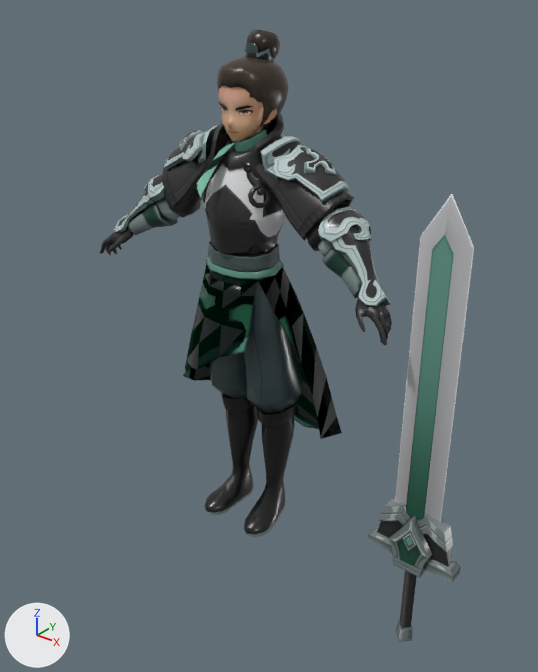
Renders of the FBX model zdsp/zdspclient/Assets/Models/Npcs/Hero/FBX_FOR_VIEW_NOTFORBUILD/h_043_xiang_shao_long_t2_view.fbx from each side of a commit.
One viewpoint serves both versions: a 50 mm lens placed at (2.03, -2.36, 2.5), pointed at (0.01, 0.15, 0.94). Arrows for +X, +Y and +Z are at lower left; the lights stay in place. Where no turn or scale is listed for an object, it has been applied to the vertices. Vertices at the same position are counted once.

Before the edit, the objects in view are built like this:
```python
me_mesh = bpy.data.meshes.new('Mesh')
me_mesh.from_pydata(...)  # 3185 vertices, 5631 faces; spans x -0.81..1.15, y -0.21..0.42, z -0.28..2.3
me_mesh.materials.append(mat_h_043_xiang_shao_long_t2)  # picture img_h_043_xiang_shao_long_t2_psd
ob_polymsh = bpy.data.objects.new('polymsh', me_mesh)
ob_polymsh.location = (0.0, 0.0, 0.0)
```
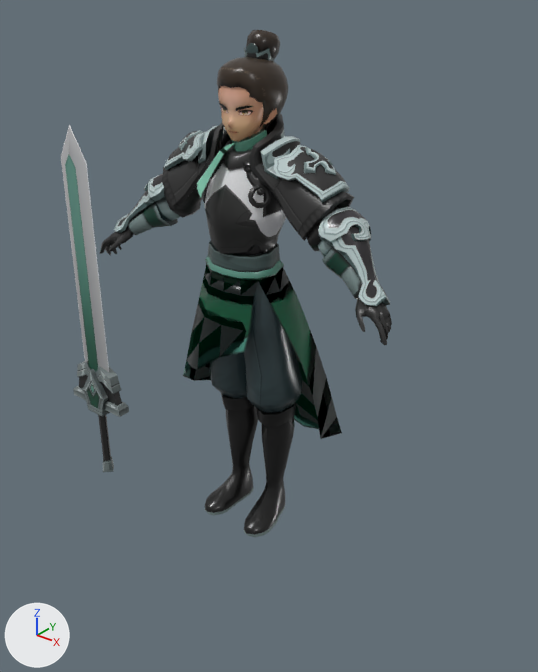
The edits, one by one:
me_mesh is used by ob_polymsh; location (0.0, 0.0, 0.0).
me_mesh had 3185 vertices, 5631 faces and spanned x -0.81..1.15, y -0.21..0.42, z -0.28..2.3.
me_mesh now has 3173 vertices, 5611 faces and spans x -1.35..0.81, y -0.21..0.42, z -0.28..2.3.
me_mesh part 1: the loose piece of 17 vertices spanning x 0.83..1.05, y -0.02..0.02, z 0.39..1.82 is moved by (-2.08, 0.0, 0.0).
me_mesh part 2: the loose piece of 20 vertices spanning x 0.77..1.11, y -0.02..0.02, z 0.26..0.39 is moved by (-2.08, 0.0, 0.0).
me_mesh part 3: the loose piece of 18 vertices spanning x 0.73..1.15, y -0.04..0.04, z 0.21..0.26 is moved by (-2.08, 0.0, 0.0).
me_mesh part 4: the loose piece of 28 vertices spanning x 0.78..1.1, y -0.03..0.03, z 0.34..0.48 is moved by (-2.08, 0.0, 0.0).
me_mesh part 5: the loose piece of 8 vertices spanning x 0.91..0.97, y -0.03..0.03, z -0.2..0.17 is moved by (-2.08, 0.0, 0.0).
me_mesh part 6: the loose piece of 10 vertices spanning x 0.9..0.98, y -0.05..0.04, z -0.28..-0.2 is moved by (-2.08, 0.0, 0.0).
me_mesh part 7: the loose piece of 34 vertices spanning x 0.84..1.04, y -0.05..0.05, z 0.16..0.45 is moved by (-2.08, 0.0, 0.0).
me_mesh part 8: 9 kept faces spanning x -0.18..0.32, y -0.16..0.21, z 0.96..1.29 get new texture (UV) coordinates.

Boxes (x1, y1, x2, y2) around the edits, measured in the pictures (538 x 672 px; the box of a moved part takes in the faces that stretch with it):
'polymsh', reshaped (11% narrower, 17% shorter): before (100, 30, 474, 642); after (61, 30, 392, 537)
part 1 of me_mesh, moved or reshaped: before (395, 194, 474, 523); after (61, 125, 109, 372)
part 2 of me_mesh, moved or reshaped: before (377, 521, 452, 567); after (79, 375, 122, 406)
part 3 of me_mesh, moved or reshaped: before (368, 525, 461, 583); after (73, 385, 129, 417)
part 4 of me_mesh, moved or reshaped: before (378, 499, 453, 553); after (77, 361, 121, 394)
part 5 of me_mesh, moved or reshaped: before (400, 571, 417, 628); after (98, 415, 111, 461)
part 6 of me_mesh, moved or reshaped: before (396, 620, 412, 642); after (103, 456, 114, 472)
part 7 of me_mesh, moved or reshaped: before (389, 516, 432, 578); after (83, 369, 110, 417)
part 8 of me_mesh, surface changed: (222, 281, 304, 361) in both
